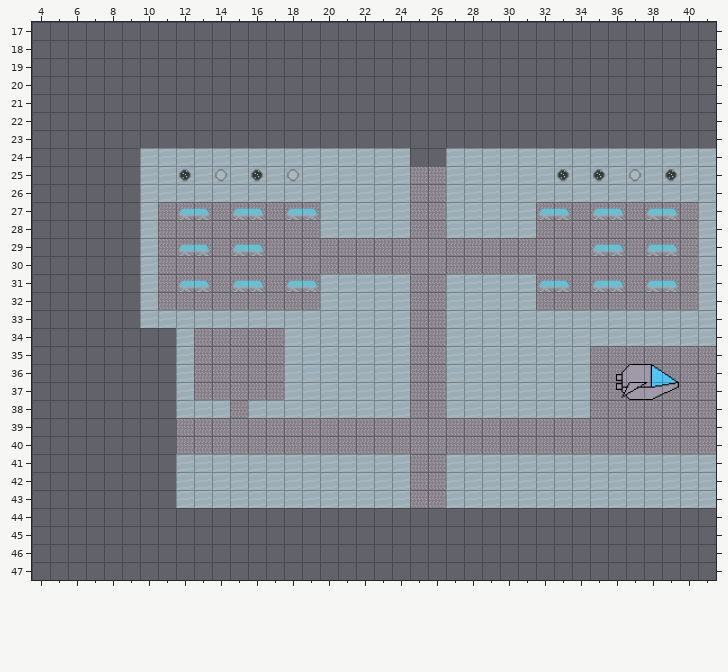
A Tiled map gets an edit: rooms/ship-main.tmx. This is how it looked before the edit.
Cells are 64x64 px. Shown: x 4..41, y 17..47. The old version is drawn lined up with the new one.
Once edited:
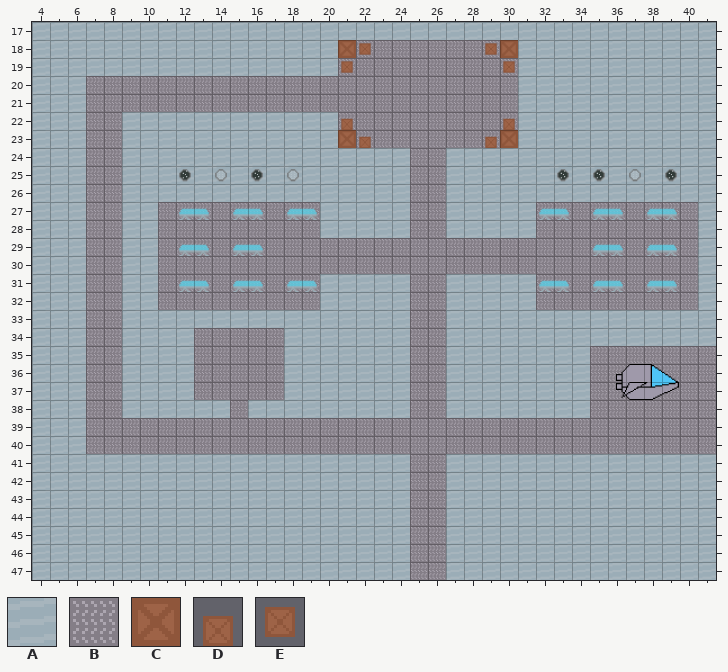
Key: from "CC_shipSheet_001": A 1, B 8, C 24, D 25, E 26.
_ is an empty cell.
Changes in this commit:
everything moved by +30,+33 cells (the old picture is shown already moved)
Layer "Ground":
y 18: x 22..29 ________ -> BBBBBBBB
y 19: x 21..30 __________ -> BBBBBBBBBB
y 20..21: x 7..30 ________________________ -> BBBBBBBBBBBBBBBBBBBBBBBB
y 22: x 7..8 __ -> BB; x 21..30 __________ -> BBBBBBBBBB
y 23: x 7..8 __ -> BB; x 22..29 ________ -> BBBBBBBB
y 24: x 7..8 __ -> BB; x 25..26 __ -> BB
y 25..38: x 7..8 __ -> BB
y 39..40: x 7..11 _____ -> BBBBB
y 44..47: x 25..26 __ -> BB
Layer "Objects-1":
y 18: x 21..22 __ -> CE; x 29..30 __ -> EC
y 19: x 21 _ -> E; x 30 _ -> E
y 22: x 21 _ -> D; x 30 _ -> D
y 23: x 21..22 __ -> CD; x 29..30 __ -> DC
Layer "Walls":
y 17: x 4..41 ______________________________________ -> AAAAAAAAAAAAAAAAAAAAAAAAAAAAAAAAAAAAAA
y 18..19: x 4..20 _________________ -> AAAAAAAAAAAAAAAAA; x 31..41 ___________ -> AAAAAAAAAAA
y 20..21: x 4..6 ___ -> AAA; x 31..41 ___________ -> AAAAAAAAAAA
y 22..23: x 4..6 ___ -> AAA; x 9..20 ____________ -> AAAAAAAAAAAA; x 31..41 ___________ -> AAAAAAAAAAA
y 24..33: x 4..6 ___ -> AAA; x 9 _ -> A
y 34..38: x 4..6 ___ -> AAA; x 9..11 ___ -> AAA
y 39..40: x 4..6 ___ -> AAA
y 41..43: x 4..11 ________ -> AAAAAAAA
y 44..47: x 4..24 _____________________ -> AAAAAAAAAAAAAAAAAAAAA; x 27..41 _______________ -> AAAAAAAAAAAAAAA
Changed places in both pictures, as pixel boxes (x1, y1, x2, y2):
added: (32, 22, 716, 580)
